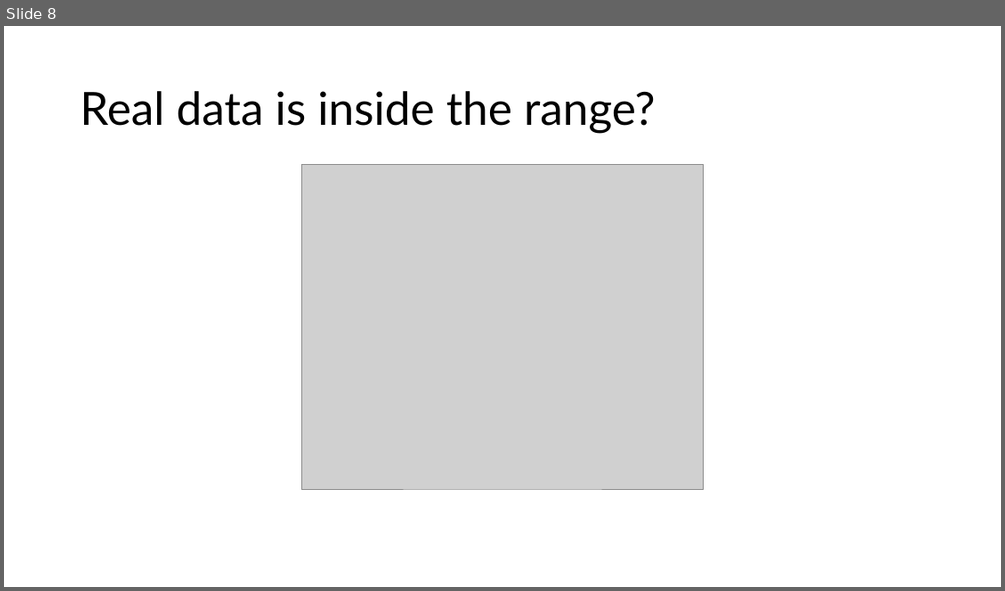
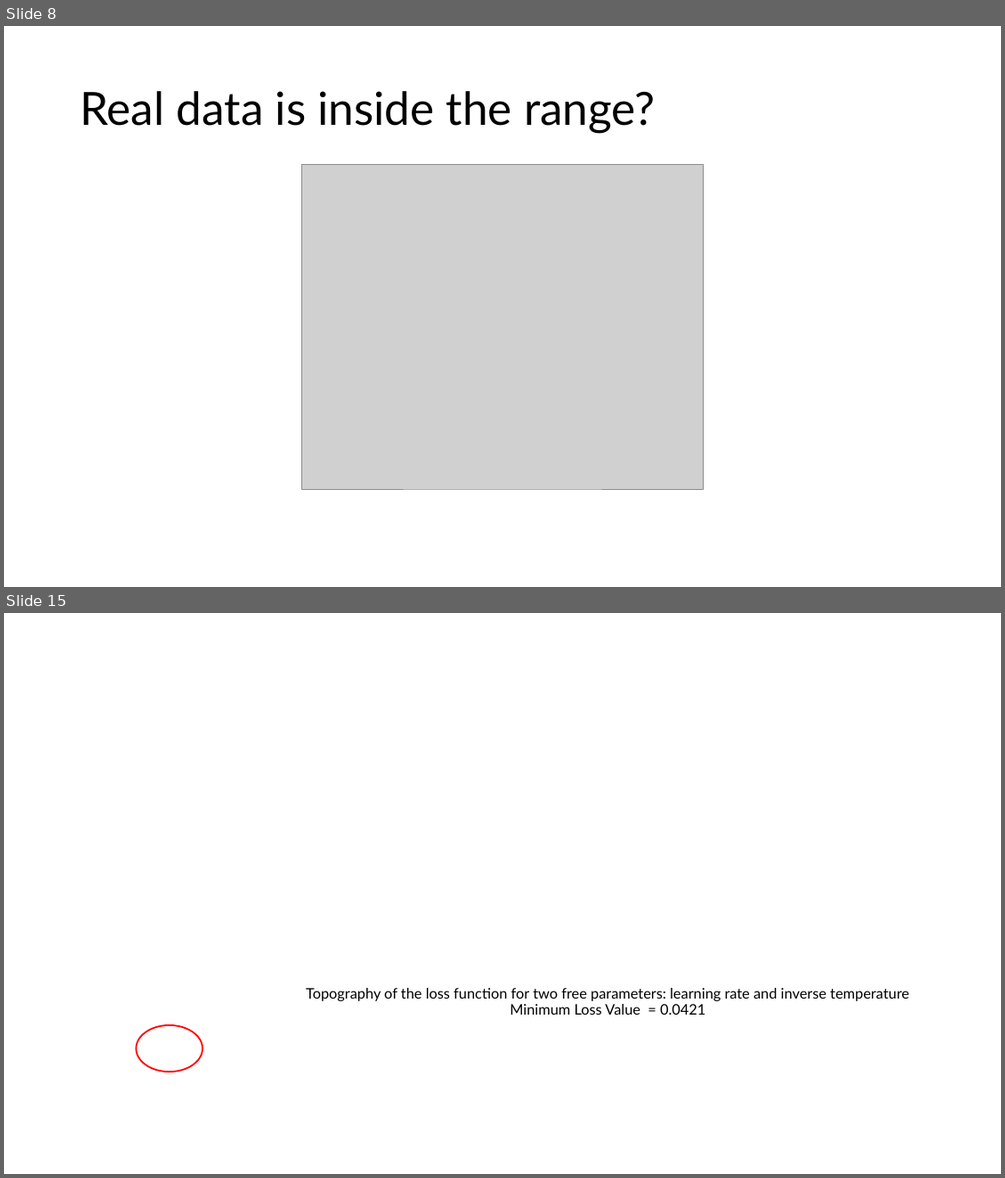
Before and after one commit to SocCog-Team/BoS-analysis, a slide deck: Simulations related to VBA fitting/SimulationSoloQlearner.pptx. Shown one above the other, each under a label of ours: slide 8 before the commit, slides 8 and 15 after it; the slides between them are not shown. The pictures are 1005x591 and 1005x1178 pixels, drawn with LibreOffice and Linux fonts; fonts in the diff are those of the drawing; grey boxes stand for pictures; background and template pictures are left out. Boxes give left, top, right and bottom in pixels: in the first picture for what was removed or moved away, otherwise in the second. Text is boxed around its words. In the diff, an @@ line names an element or a change of style, - is before the commit and + after.

Commit message:
Q learning Simulations

```diff
--- a/Simulations related to VBA fitting/SimulationSoloQlearner.pptx
+++ b/Simulations related to VBA fitting/SimulationSoloQlearner.pptx
@@ slide 15 added at box(4, 613, 1001, 1174), background picture (left out) @@
@@ title added at box(306, 988, 909, 1014), 14 pt, text #000000 @@
+Topography of the loss function for two free parameters: learning rate and inverse temperature
+Minimum Loss Value = 0.0421
@@ ellipse added at box(137, 1025, 202, 1071), outline #FF0000 1.5 pt @@
```
Also in this commit, not shown: 7 other slides added, 20 other files.
